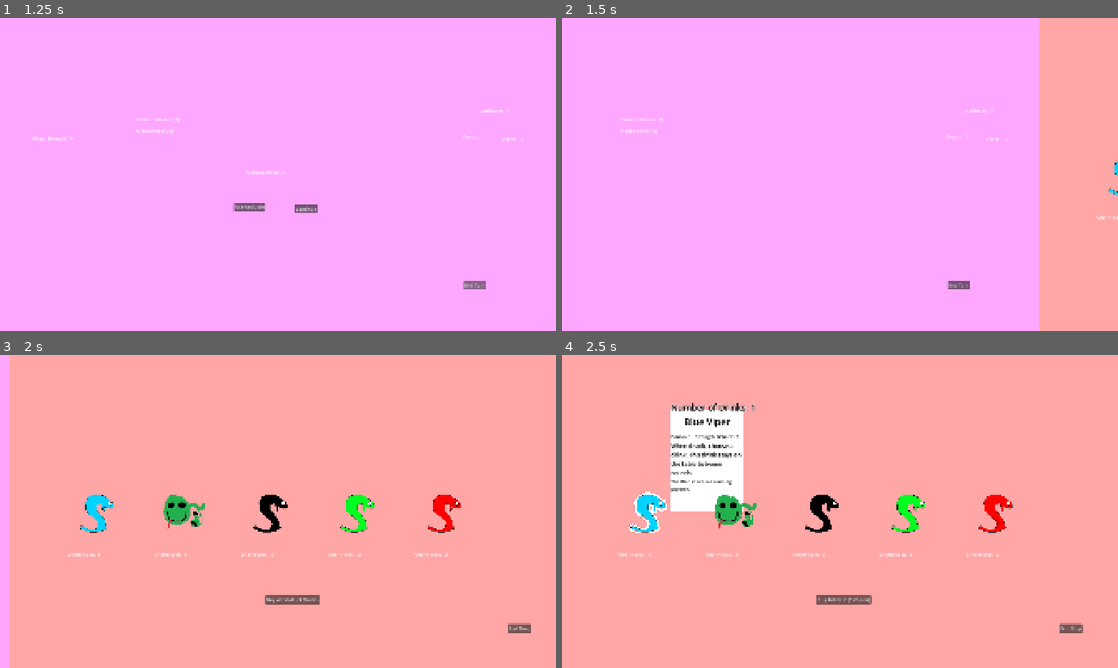
Above: before the commit, frames 1-4 (two rows, left to right).
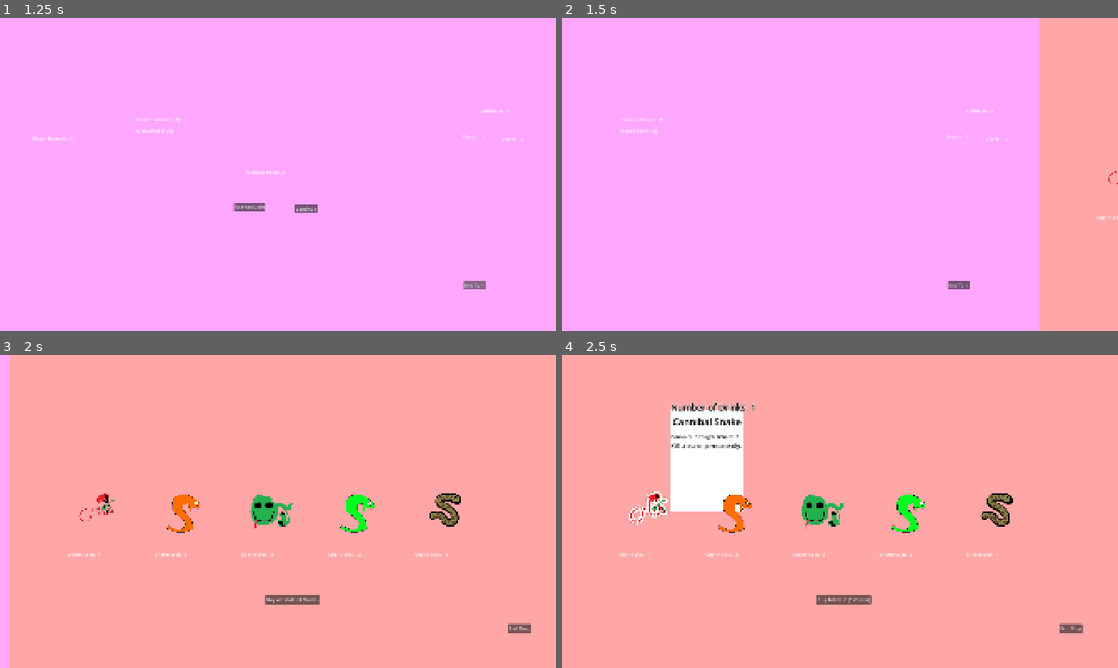
Above: after the commit, the same moments.

Repository: Novali91/Snakeeyes
Game: Godot game, scene res://01_Managers/01_StateManager/top_state_machine.tscn
The game is run twice, just before and just after one commit, with the same random seed, the same clock (stepped at 60 frames per second) and the same inputs.
Inputs (mouse positions are in pixels of both pictures, inside the frame that each line leads up to):
- Up to frame 1 (1.25 s): click "End Turn" at 0.5 s
- Up to frame 2 (1.5 s): click "Continue" at 1.25 s
- Up to frame 3 (2 s): no input
- Up to frame 4 (2.5 s): move the mouse to (662, 511) at 2.02 s; hold Right (right) from 2.03 s (still down); click (662, 511) at 2.17 s

Frame 1 is identical in both runs. In frame 2, less than 0.1% of the frame differs, in the area x 98-100%, y 45-57%; in frame 3, 2.2%; in frame 4, 3.2%, in the area x 12-82%, y 20-65%.

Commit message:
Implemented dumb familiar snake (doesn't roll a D6 yet)

Diff:
--- a/01_Managers/01_StateManager/01_States/02_Play/ability_helper.gd
+++ b/01_Managers/01_StateManager/01_States/02_Play/ability_helper.gd
@@ -73,6 +73,8 @@
 			sm.hand_manager.ability_helper.change_poison_values_in_hand(1)
 			pass
 		FAMILIAR_SNAKE:
+			## This is where you would roll one D6
+			sm.deck_manager.ability_helper.increment_familiar_snakes(4)
 			pass
 
 func draw_cards(num: int) -> void:
--- a/01_Managers/01_StateManager/02_GameStats/game_stats.gd
+++ b/01_Managers/01_StateManager/02_GameStats/game_stats.gd
@@ -37,8 +37,8 @@
 	load("res://02_Deck/02_Snakes/01_SpecificSnakes/ambush_viper.tres"),
 	load("res://02_Deck/02_Snakes/01_SpecificSnakes/cannibal_snake.tres"),
 	load("res://02_Deck/02_Snakes/01_SpecificSnakes/hydra.tres"),
-	load("res://02_Deck/02_Snakes/01_SpecificSnakes/friendly_snake.tres")
-	#load("res://02_Deck/02_Snakes/01_SpecificSnakes/familiar_snake.tres")
+	load("res://02_Deck/02_Snakes/01_SpecificSnakes/friendly_snake.tres"),
+	load("res://02_Deck/02_Snakes/01_SpecificSnakes/familiar_snake.tres")
 ]
 
 var rare_snakes: Array[SnakeResource] = [
--- a/01_Managers/03_DeckManager/deck_ability_helper.gd
+++ b/01_Managers/03_DeckManager/deck_ability_helper.gd
@@ -32,3 +32,10 @@
 	var temp_drink: DrinkResource = snake.current_drink.duplicate()
 	temp_drink.poison = temp_drink.poison * 2
 	return temp_drink
+
+func increment_familiar_snakes(value: int) -> void:
+	for snake in _dm.snake_deck:
+		if snake.attached_snake.snake_name == "Familiar Snake":
+			snake.current_drink.strength += value
+			snake.instantiate_tooltip()
+	return
--- a/02_Deck/01_Drinks/01_SpecificDrinks/familiar_drink.tres
+++ b/02_Deck/01_Drinks/01_SpecificDrinks/familiar_drink.tres
@@ -1,7 +1,14 @@
 [gd_resource type="Resource" script_class="DrinkResource" format=3 uid="uid://efsx0rrmhjkh"]
 
 [ext_resource type="Script" uid="uid://cysm36u2jsf44" path="res://02_Deck/01_Drinks/drink_resource.gd" id="1_ttjk1"]
+[ext_resource type="Texture2D" uid="uid://bud83vj726bdb" path="res://05_Assets/01_Art/01_DevArt/Familiar_Drink.png" id="1_y1lox"]
 
 [resource]
 script = ExtResource("1_ttjk1")
+drink_name = "Familiar Venom"
+drink_sprite = ExtResource("1_y1lox")
+poison = 4
+special_ability = 10
+cost = 7
+description = "When you drink this drink, roll a D6. Increase all familiar snakes' strength by that amount."
 metadata/_custom_type_script = "uid://cysm36u2jsf44"
--- a/02_Deck/01_Drinks/drink_resource.gd
+++ b/02_Deck/01_Drinks/drink_resource.gd
@@ -19,6 +19,3 @@
 # For tooltip
 @export var description: String = "No ability."
 @export var flavour_text: String
-
-## This is for familiar snake. Placeholder solution. Avery: how would we do this?
-@export var times_drank: int = 0
--- a/02_Deck/02_Snakes/01_SpecificSnakes/familiar_snake.tres
+++ b/02_Deck/02_Snakes/01_SpecificSnakes/familiar_snake.tres
@@ -1,7 +1,15 @@
 [gd_resource type="Resource" script_class="SnakeResource" format=3 uid="uid://bec50sj77eqt6"]
 
 [ext_resource type="Script" uid="uid://6sj3dk6frj4" path="res://02_Deck/02_Snakes/snake_resource.gd" id="1_7tkqv"]
+[ext_resource type="Resource" uid="uid://efsx0rrmhjkh" path="res://02_Deck/01_Drinks/01_SpecificDrinks/familiar_drink.tres" id="1_m5qj3"]
+[ext_resource type="Texture2D" uid="uid://clq7ig6y42y7w" path="res://05_Assets/01_Art/01_DevArt/Familiar_Snake.png" id="3_2q55r"]
 
 [resource]
 script = ExtResource("1_7tkqv")
+snake_name = "Familiar Snake"
+drink_resource = ExtResource("1_m5qj3")
+snake_sprite = ExtResource("3_2q55r")
+description = "When you drink this drink, roll a D6. Increase all familiar snakes' strength by that amount."
+cost = 1
+rarity = "R"
 metadata/_custom_type_script = "uid://6sj3dk6frj4"
